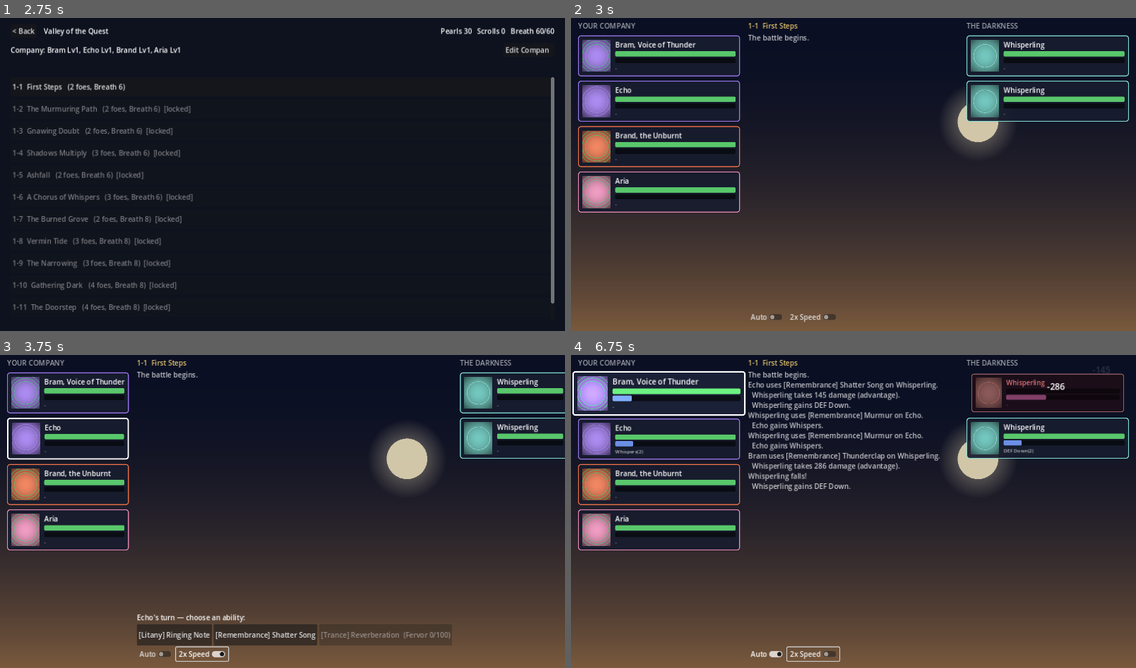
Above: before the commit, frames 1-4 (two rows, left to right).
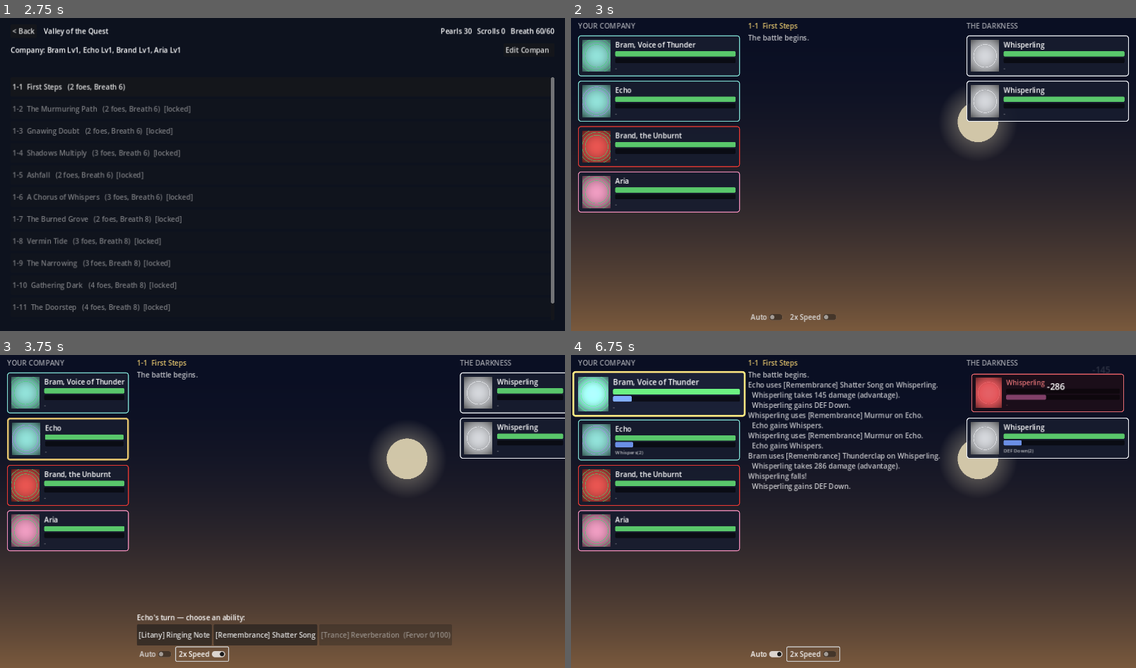
Above: after the commit, the same moments.

Repository: Muhammadan92/SufiGacha
Game: Godot game, scene res://scenes/main.tscn
The game is run twice, just before and just after one commit, with the same random seed, the same clock (stepped at 60 frames per second) and the same inputs.
Inputs:
- Up to frame 1 (2.75 s): click "Journey" at 0.5 s; click "Edit Company" at 1.25 s; click "Confirm Company" at 2 s
- Up to frame 2 (3 s): click "1-1 First Steps (2 foes, Brea…" at 2.75 s
- Up to frame 3 (3.75 s): click "Auto" at 3.5 s
- Up to frame 4 (6.75 s): click "[Litany] Ringing Note" at 4.25 s; click "[Remembrance] Shatter Song" at 5 s; click "Auto" at 5.75 s; click "2x Speed" at 6.5 s

Frame 1 is identical in both runs. In frame 2, 3.6% of the frame differs, in the area x 1-99%, y 5-48%; in frame 3, 4.8%; in frame 4, 6.2%, in the area x 0-99%, y 5-63%.

Commit message:
Palette update: Qadiri turquoise, Mevlevi pearl white, Rifai red, enemies blood-red/black
- Battle-UI state colors separated from the order palette: current actor
  highlight white -> accent gold (Mevlevi now owns white); boss trance
  warning gold -> bright warning red
- GDD sec 2 table updated; placeholders regenerated

Co-Authored-By: Claude Fable 5 <noreply@anthropic.com>

Diff:
--- a/scripts/core/enums.gd
+++ b/scripts/core/enums.gd
@@ -80,11 +80,11 @@
 ## yellow/gold family, keeping it distinct from the UI accent gold.
 const AFFINITY_COLORS := {
 	Affinity.HEART: Color(0.16, 0.66, 0.4),       # deep emerald green
-	Affinity.THUNDER: Color(0.62, 0.47, 0.94),    # violet
-	Affinity.EMBER: Color(0.94, 0.45, 0.28),      # burnt orange
-	Affinity.WIND: Color(0.5, 0.87, 0.83),        # sky turquoise
+	Affinity.THUNDER: Color(0.5, 0.87, 0.83),     # turquoise
+	Affinity.EMBER: Color(0.9, 0.22, 0.2),        # red
+	Affinity.WIND: Color(0.93, 0.94, 0.96),       # pearl white
 	Affinity.SEA: Color(0.27, 0.52, 0.95),        # deep royal blue
 	Affinity.HARMONY: Color(0.93, 0.55, 0.72),    # rose
 	Affinity.LIGHT: Color(0.98, 0.91, 0.45),      # radiant yellow
-	Affinity.CORRUPTION: Color(0.48, 0.22, 0.55), # bruised purple
+	Affinity.CORRUPTION: Color(0.42, 0.09, 0.11), # dark blood red / black
 }
--- a/scripts/screens/battle_screen.gd
+++ b/scripts/screens/battle_screen.gd
@@ -260,10 +260,11 @@
 			c["style"].border_color = Color.CYAN
 			c["style"].set_border_width_all(3)
 		elif unit == manager.current_actor and not manager.ended:
-			c["style"].border_color = Color.WHITE
-			c["style"].set_border_width_all(3)
+			# Accent gold, not white — Mevlevi's affinity color is pearl white.
+			c["style"].border_color = ACCENT
+			c["style"].set_border_width_all(4)
 		elif warn:
-			c["style"].border_color = ACCENT
+			c["style"].border_color = Color(1.0, 0.35, 0.3)
 			c["style"].set_border_width_all(3)
 		else:
 			c["style"].border_color = c["affinity_color"]
Binary file changed: assets/art/units/ash_ghoul/icon.png
Binary file changed: assets/art/units/ash_ghoul/portrait.png
Binary file changed: assets/art/units/bram/icon.png
Binary file changed: assets/art/units/bram/portrait.png
Binary file changed: assets/art/units/brand/icon.png
Binary file changed: assets/art/units/brand/portrait.png
Binary file changed: assets/art/units/echo/icon.png
Binary file changed: assets/art/units/echo/portrait.png
Binary file changed: assets/art/units/flint/icon.png
Binary file changed: assets/art/units/flint/portrait.png
Binary file changed: assets/art/units/gale/icon.png
Binary file changed: assets/art/units/gale/portrait.png
(and 7 more such lines)
